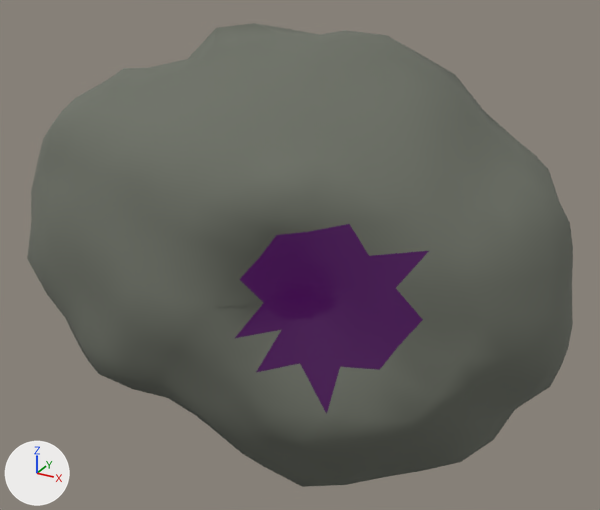
A saved change to the glTF model assets/asteroids/asteroid_med_19.glb.
The view is the same before and after, from a camera (50 mm lens) standing at (1.56, -2.74, 1.41) and looking at (0.04, 0.02, 0.03). Lighting does not change. The marker at lower left points along +X, +Y and +Z. The picture after the commit comes second.

Script lines for the objects in view, before the commit:
```python
mat_crater_asteroid_med_19 = principled_material('Crater_asteroid_med_19')
mat_crater_asteroid_med_19.base_color = (0.02, 0.01, 0.02)  # black #271927
mat_crater_asteroid_med_19.roughness = 1.0
mat_crater_asteroid_med_19.emission_color = (0.042, 0.0, 0.063)  # dark purple #3a0047
mat_crater_asteroid_med_19.emission_strength = 1.0
me_icosphere = bpy.data.meshes.new('Icosphere')
me_icosphere.from_pydata(...)  # 642 vertices, 1280 faces; spans x -1.15..1.15, y -0.73..0.73, z -0.9..0.96
# faces by material slot: [1050, 230]
me_icosphere.materials.append(mat_rock_asteroid_med_19)  # grey #6e7267
me_icosphere.materials.append(mat_crater_asteroid_med_19)  # black #271927
ob_asteroid_med_19 = bpy.data.objects.new('asteroid_med_19', me_icosphere)
ob_asteroid_med_19.location = (0.0, 0.0, 0.0)
```
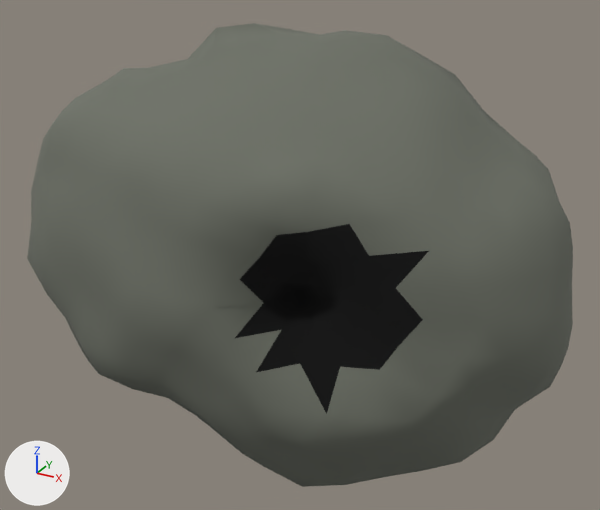
Pixel boxes (x1, y1, x2, y2) of what changed, in the pictures (600 x 510 px):
'asteroid_med_19', recoloured, surface changed (darker)
    both: (233, 221, 431, 415)

What the commit changed:
Material 'Crater_asteroid_med_19' (mat_crater_asteroid_med_19) changes colour from black #271927 to black #000000; in linear values from (0.02, 0.01, 0.02) to (0.0, 0.0, 0.0).
In material 'Crater_asteroid_med_19' (mat_crater_asteroid_med_19), emission_color is no longer (0.042, 0.0, 0.063), dark purple #3a0047.
In material 'Crater_asteroid_med_19' (mat_crater_asteroid_med_19), emission_strength is no longer 1.0.
